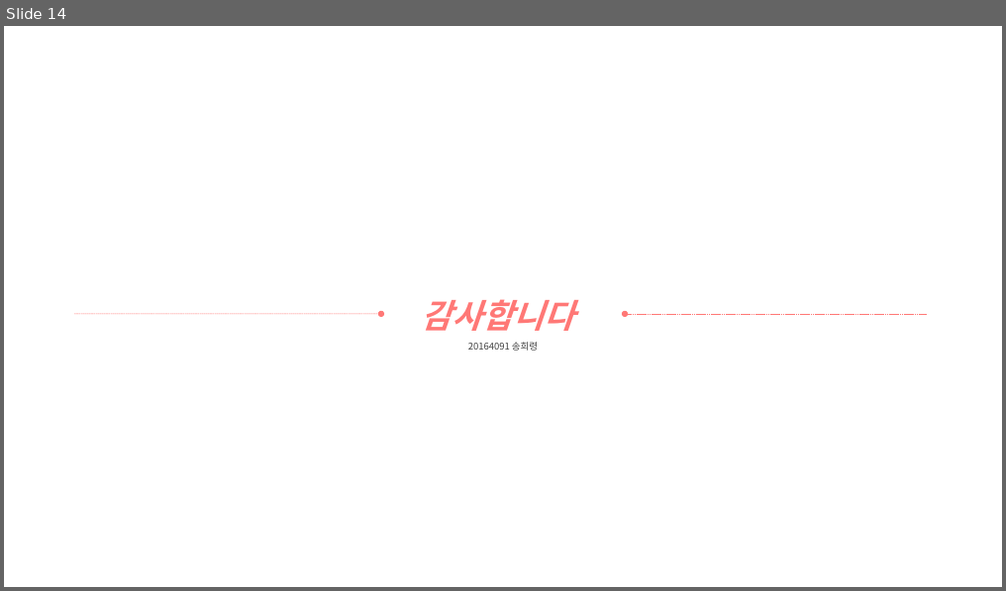
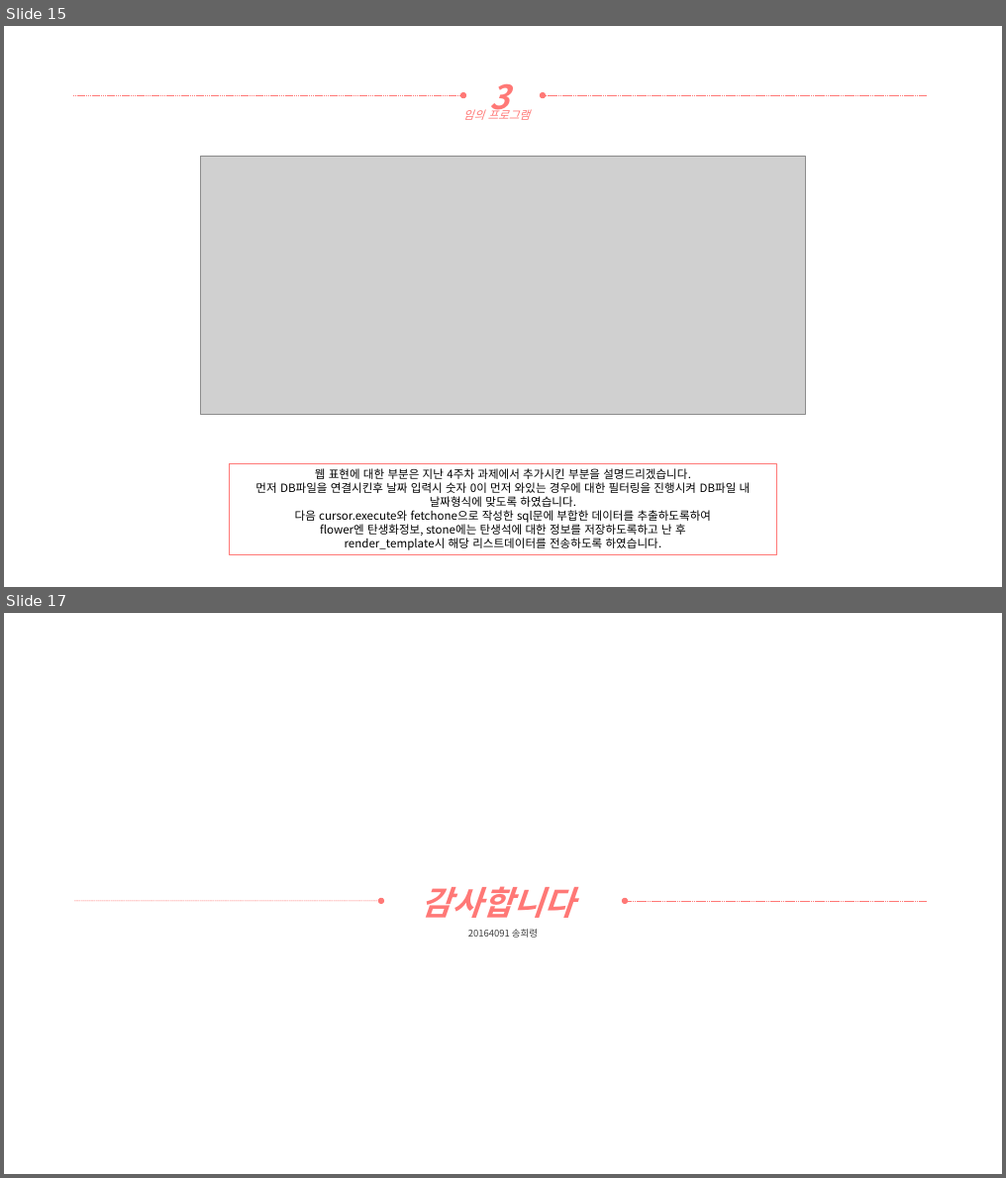
Before and after one commit to yooatom2200/Programing_Base_2, a slide deck: 5장/20164091-송희령-5주차 과제.pptx. Shown one above the other, each under a label of ours: slide 14 before the commit, slides 15 and 17 after it; the slides between them are not shown. The pictures are 1006x591 and 1006x1178 pixels, drawn with LibreOffice and Linux fonts; fonts in the diff are those of the drawing; grey boxes stand for pictures. Boxes give left, top, right and bottom in pixels: in the first picture for what was removed or moved away, otherwise in the second. Text is boxed around its words. In the diff, an @@ line names an element or a change of style, - is before the commit and + after.

Commit message:
임의 프로그램 완성

```diff
--- a/5장/20164091-송희령-5주차 과제.pptx
+++ b/5장/20164091-송희령-5주차 과제.pptx
@@ slide 15 added at (x1=4, y1=26, x2=1002, y2=587), background #FFFFFF @@
@@ text added at (x1=490, y1=84, x2=510, y2=119), 32 pt, text #FF7876, bold, italic @@
+3
@@ arrow added from (73, 95) to (463, 95), #FF7876 0.5 pt dashed @@
@@ text added at (x1=463, y1=107, x2=531, y2=120), 11 pt, text #FF7876, italic @@
+임의 프로그램
@@ arrow added from (927, 95) to (543, 95), #FF7876 0.5 pt dashed @@
@@ picture added at (x1=201, y1=156, x2=805, y2=414) @@
@@ rectangle added at (x1=230, y1=465, x2=776, y2=556), outline #FF7876 1 pt, 11 pt, text #000000 @@
+웹 표현에 대한 부분은 지난 4주차 과제에서 추가시킨 부분을 설명드리겠습니다.
+먼저 DB파일을 연결시킨후 날짜 입력시 숫자 0이 먼저 와있는 경우에 대한 필터링을 진행시켜 DB파일 내 날짜형식에 맞도록 하였습니다.
+다음 cursor.execute와 fetchone으로 작성한 sql문에 부합한 데이터를 추출하도록하여
+flower엔 탄생화정보, stone에는 탄생석에 대한 정보를 저장하도록하고 난 후
+render_template시 해당 리스트데이터를 전송하도록 하였습니다.
@@ what was slide 14 is now slide 17 @@
```
Also in this commit, not shown: 1 slide changed, 2 other slides added, 4 other files.
